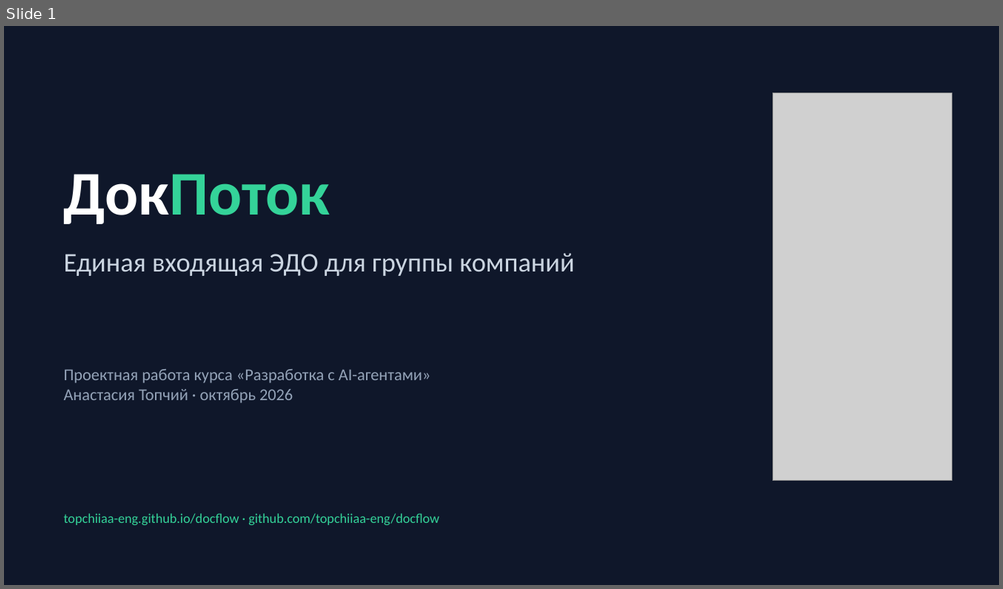
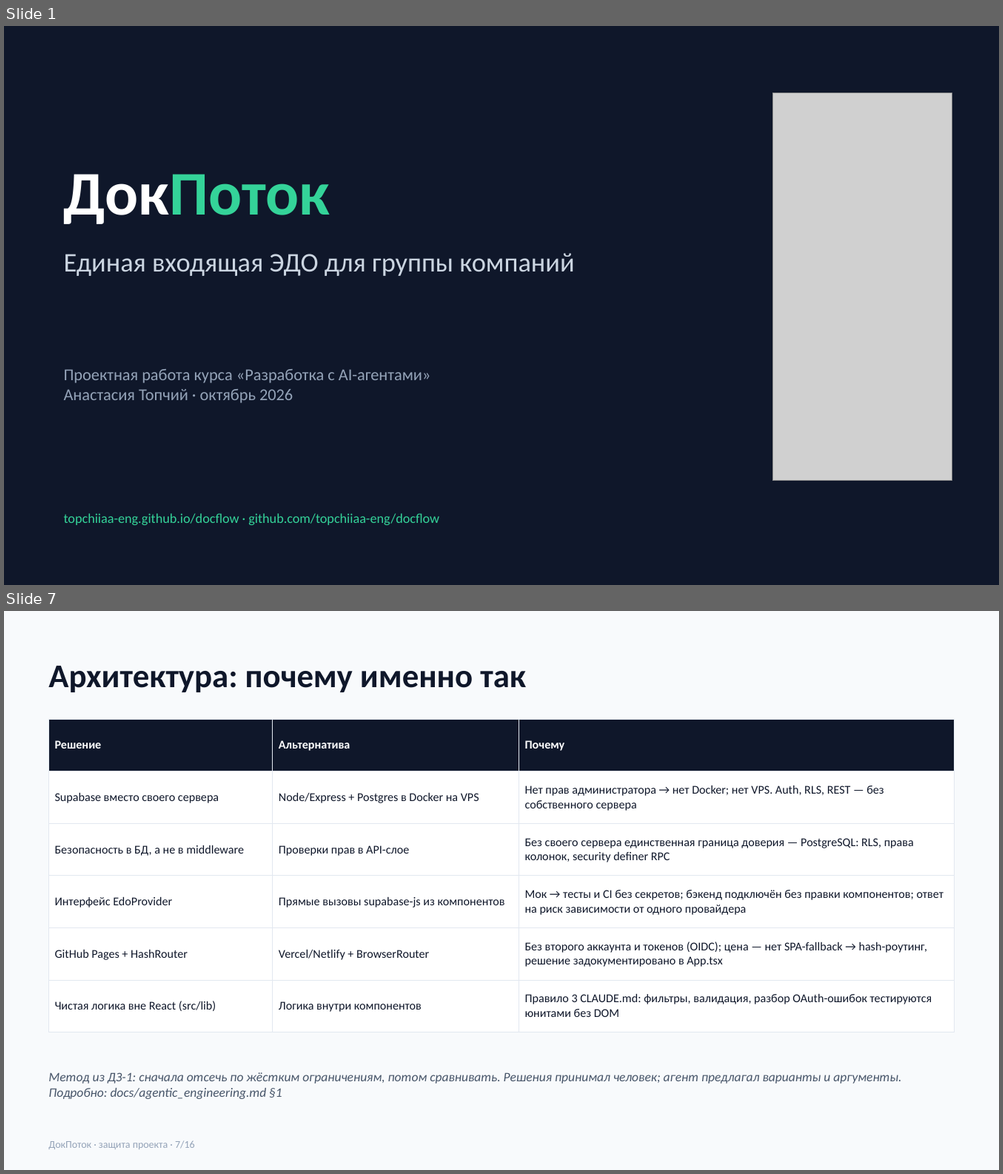
Before and after one commit to topchiiaa-eng/docflow, a slide deck: docs/presentation.pptx. Shown one above the other, each under a label of ours: slide 1 before the commit, slides 1 and 7 after it; the slides between them are not shown. The pictures are 1003x589 and 1003x1174 pixels, drawn with LibreOffice and Linux fonts; fonts in the diff are those of the drawing; grey boxes stand for pictures. Boxes give left, top, right and bottom in pixels: in the first picture for what was removed or moved away, otherwise in the second. Text is boxed around its words. In the diff, an @@ line names an element or a change of style, - is before the commit and + after.

```diff
--- a/docs/presentation.pptx
+++ b/docs/presentation.pptx
@@ slide 7 added at (x1=4, y1=611, x2=999, y2=1170), background #F8FAFC @@
@@ text added at (x1=48, y1=666, x2=526, y2=692), 32 pt, text #0F172A, bold @@
+Архитектура: почему именно так
@@ table added at (x1=48, y1=719, x2=954, y2=1020), 6 rows, 3 columns @@
+Решение | Альтернатива | Почему
+Supabase вместо своего сервера | Node/Express + Postgres в Docker на VPS | Нет прав администратора → нет Docker; нет VPS. Auth, RLS, REST — без собственного сервера
+Безопасность в БД, а не в middleware | Проверки прав в API-слое | Без своего сервера единственная граница доверия — PostgreSQL: RLS, права колонок, security definer RPC
+Интерфейс EdoProvider | Прямые вызовы supabase-js из компонентов | Мок → тесты и CI без секретов; бэкенд подключён без правки компонентов; ответ на риск зависимости от одного провайдера
+GitHub Pages + HashRouter | Vercel/Netlify + BrowserRouter | Без второго аккаунта и токенов (OIDC); цена — нет SPA-fallback → hash-роутинг, решение задокументировано в App.tsx
+Чистая логика вне React (src/lib) | Логика внутри компонентов | Правило 3 CLAUDE.md: фильтры, валидация, разбор OAuth-ошибок тестируются юнитами без DOM
@@ text added at (x1=48, y1=1073, x2=901, y2=1099), 12.5 pt, text #475569, italic @@
+Метод из ДЗ-1: сначала отсечь по жёстким ограничениям, потом сравнивать. Решения принимал человек; агент предлагал варианты и аргументы. Подробно: docs/agentic_engineering.md §1
@@ text added at (x1=48, y1=1141, x2=195, y2=1150), 10 pt, text #94A3B8 @@
+ДокПоток · защита проекта · 7/16
```
Also in this commit, not shown: 10 slides changed, 3 other slides added, 7 other files.
